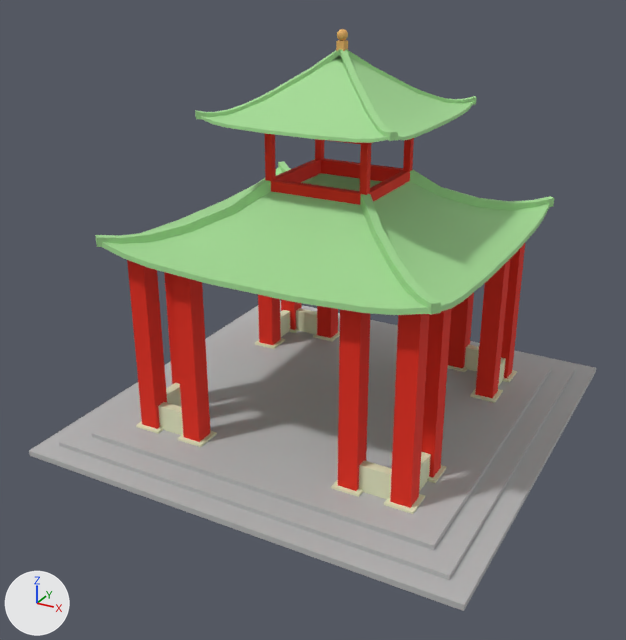
Before and after pictures for a commit that changed the FBX model Assets/Models/ChinesePlaza.fbx.
Both versions are drawn from a 50 mm camera at (10.11, -19.88, 12.66) aimed at (-0.2, -1.13, 3.28). Every picture has the same lights, and +X, +Y and +Z are marked at lower left. Where no turn or scale is listed for an object, it has been applied to the vertices.
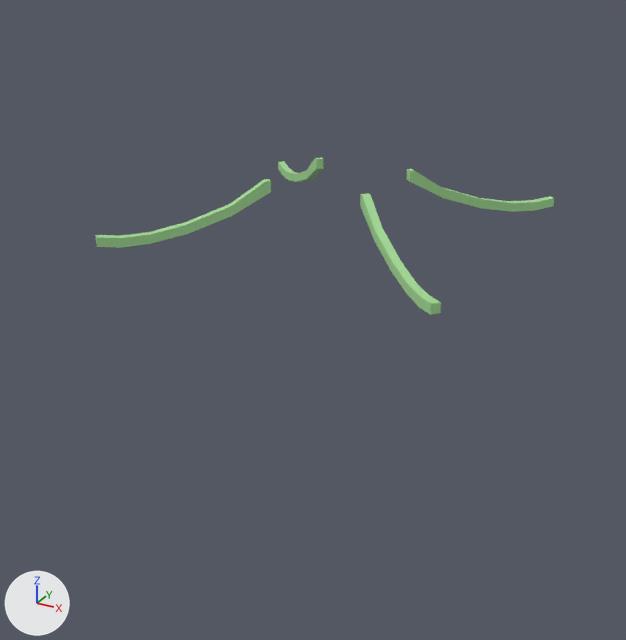
Where the change shows, as pixel boxes (x1, y1, x2, y2) in the pictures (626 x 640 px):
'Base', deleted
    before: (29, 300, 596, 611)
'Mid Pillars', deleted (red)
    before: (127, 243, 525, 514)
'Plane', deleted (green)
    before: (102, 168, 429, 315)
'Plane.001', deleted (green)
    before: (142, 167, 550, 312)
'Plane.005', deleted (green)
    before: (201, 55, 388, 143)
'Cube', deleted (red)
    before: (264, 133, 414, 205)
'Plane.003', deleted (green)
    before: (350, 57, 473, 141)
'Plane.004', deleted (green)
    before: (195, 49, 477, 141)
'Cube.002', deleted
    before: (336, 40, 348, 51)
'Sphere', deleted
    before: (337, 29, 348, 41)

Edits to the bpy script that builds the scene:
```text
Remove ob_plane_004:
    ob_plane_004 = bpy.data.objects.new('Plane.004', me_mesh_002)
    ob_plane_004.location = (0.0, 0.0, 9.32)
Remove ob_plane:
    ob_plane = bpy.data.objects.new('Plane', me_mesh_007)
    ob_plane.location = (0.0, 0.0, 5.42)
Remove ob_sphere:
    ob_sphere = bpy.data.objects.new('Sphere', me_sphere)
    ob_sphere.location = (0.0, 0.0, 10.51)
Remove ob_mid_pillars:
    ob_mid_pillars = bpy.data.objects.new('Mid Pillars', me_mesh_008)
    ob_mid_pillars.location = (0.0, 0.0, 0.0)
Remove ob_plane_003:
    ob_plane_003 = bpy.data.objects.new('Plane.003', me_mesh_001)
    ob_plane_003.location = (0.0, 0.0, 8.53)
Remove ob_plane_005:
    ob_plane_005 = bpy.data.objects.new('Plane.005', me_mesh)
    ob_plane_005.location = (0.0, 0.0, 8.53)
Remove ob_base:
    ob_base = bpy.data.objects.new('Base', me_mesh_009)
    ob_base.location = (0.0, 0.0, 0.0)
Remove ob_cube:
    ob_cube = bpy.data.objects.new('Cube', me_mesh_004)
    ob_cube.location = (0.0, 0.0, 6.72)
Remove ob_cube_002:
    ob_cube_002 = bpy.data.objects.new('Cube.002', me_cube_006)
    ob_cube_002.location = (0.0, 0.0, 10.16)
Remove ob_plane_001:
    ob_plane_001 = bpy.data.objects.new('Plane.001', me_mesh_005)
    ob_plane_001.location = (0.0, 0.0, 5.42)
```
